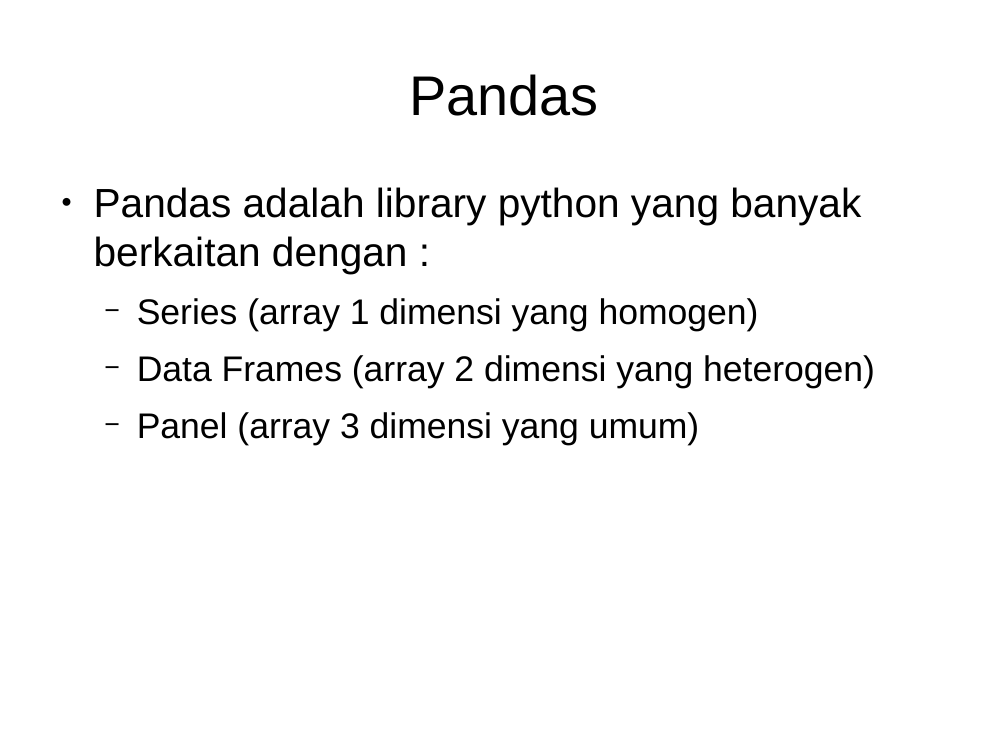
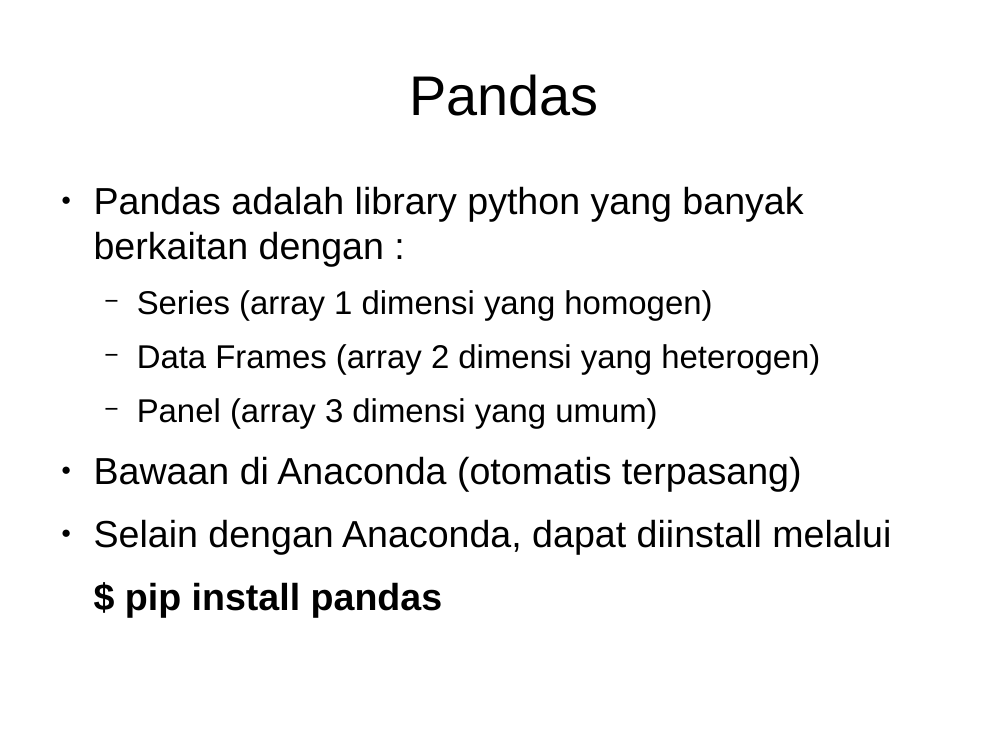
Before and after one commit to Arasy/SlidePythonDataScience, a slide deck: slide 2 of Ch3-Pandas.odp. Drawn at 1008x756 pixels with LibreOffice and Linux fonts; fonts in the diff are those of the drawing. Boxes give left, top, right and bottom in pixels: in the first picture for what was removed or moved away, otherwise in the second. Text is boxed around its words. In the diff, an @@ line names an element or a change of style, - is before the commit and + after.

```diff
--- a/Ch3-Pandas.odp
+++ b/Ch3-Pandas.odp
@@ text at (94, 186, 820, 428): size 32 to 29.6 pt in "Pandas adalah library python yang banyak berkaitan ..."; size 28 to 25.9 pt in "Series (array 1 dimensi yang homogen)", "Data Frames (array 2 dimensi yang heterogen)", "Panel (array 3 dimensi yang umum)" @@
@@ text at (94, 456, 891, 618): paragraphs added @@
+● Bawaan di Anaconda (otomatis terpasang)
+● Selain dengan Anaconda, dapat diinstall melalui
+$ pip install pandas
```
Also in this commit, not shown: 8 other slides changed, 2 slides added, 1 other file.
